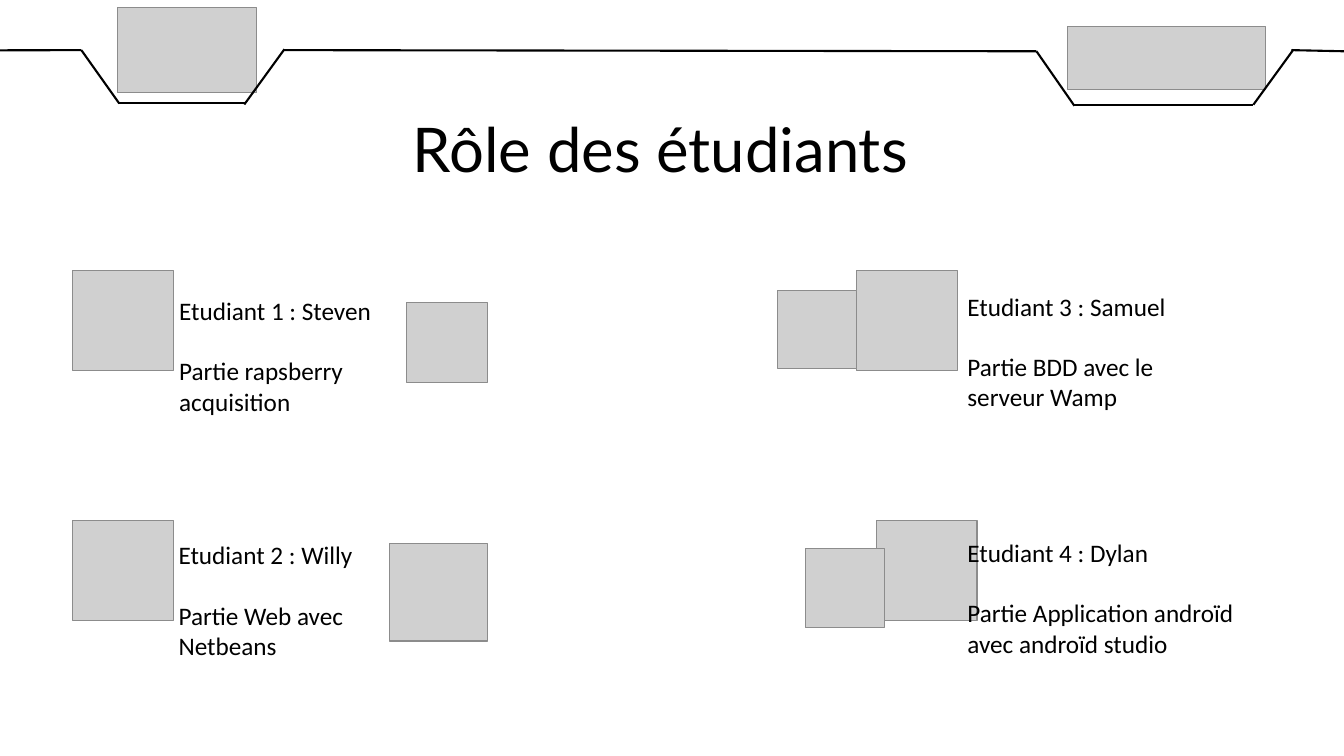
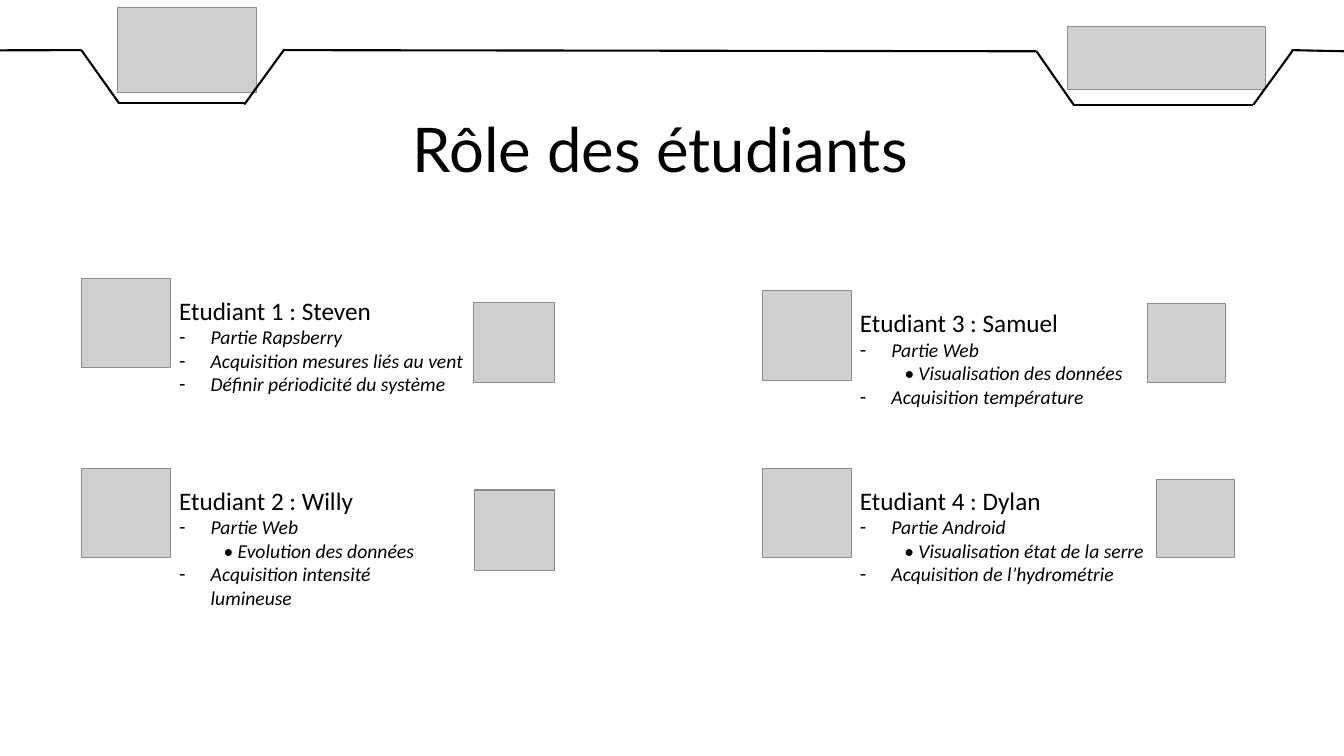
Before and after one commit to DylanChe/SupervisionSerre, a slide deck: slide 4 of oral_projet/revue_2/diaporama_revue_2_willy.pptx. Drawn at 1344x756 pixels with LibreOffice and Linux fonts; fonts in the diff are those of the drawing; grey boxes stand for pictures. Boxes give left, top, right and bottom in pixels: in the first picture for what was removed or moved away, otherwise in the second. Text is boxed around its words. In the diff, an @@ line names an element or a change of style, - is before the commit and + after.

```diff
--- a/oral_projet/revue_2/diaporama_revue_2_willy.pptx
+++ b/oral_projet/revue_2/diaporama_revue_2_willy.pptx
@@ picture: place and size @@
-picture at bbox=[73, 270, 173, 371]
+picture at bbox=[82, 278, 171, 368]
@@ picture added at bbox=[762, 290, 852, 380] @@
@@ picture removed at bbox=[857, 270, 958, 371] @@
@@ picture: place and size @@
-picture at bbox=[407, 302, 488, 383]
+picture at bbox=[474, 302, 555, 383]
@@ text "Etudiant 3 : Samuel": place and size @@
-text "Etudiant 3 : Samuel" at bbox=[967, 298, 1165, 410]
+text "Etudiant 3 : Samuel" at bbox=[860, 314, 1123, 407]
@@ picture: place and size @@
-picture at bbox=[778, 290, 857, 369]
+picture at bbox=[1147, 303, 1226, 382]
@@ text at bbox=[211, 330, 463, 394]: text changed; size 18 to 14 pt; italic on @@
-Partie rapsberry acquisition
+– Partie Rapsberry
+– Acquisition mesures liés au vent
+– Définir périodicité du système
@@ text at bbox=[891, 343, 1123, 407]: text changed; size 18 to 14 pt; italic on @@
-Partie BDD avec le serveur Wamp
+– Partie Web
+• Visualisation des données
+– Acquisition température
@@ picture added at bbox=[82, 469, 171, 559] @@
@@ picture added at bbox=[762, 469, 852, 559] @@
@@ picture: place and size @@
-picture at bbox=[806, 549, 884, 628]
+picture at bbox=[1156, 479, 1235, 558]
@@ text "Etudiant 2 : Willy": place and size @@
-text "Etudiant 2 : Willy" at bbox=[179, 546, 352, 656]
+text "Etudiant 2 : Willy" at bbox=[179, 492, 414, 605]
@@ picture: place and size @@
-picture at bbox=[390, 543, 488, 641]
+picture at bbox=[475, 490, 556, 571]
@@ text added at bbox=[860, 492, 1144, 584], 14 pt, text #000000, italic @@
+Etudiant 4 : Dylan
+– Partie Android
+• Visualisation état de la serre
+– Acquisition de l’hydrométrie
@@ picture removed at bbox=[73, 520, 173, 621] @@
@@ text at bbox=[211, 520, 414, 605]: text changed; size 18 to 14 pt; italic on @@
-Partie Web avec Netbeans
+– Partie Web
+• Evolution des données
+– Acquisition intensité lumineuse
@@ picture removed at bbox=[876, 520, 977, 621] @@
@@ text removed at bbox=[967, 541, 1233, 654] @@
-Etudiant 4 : Dylan
-Partie Application androïd avec androïd studio
```
Also in this commit, not shown: 5 other slides changed, 1 slide removed.
